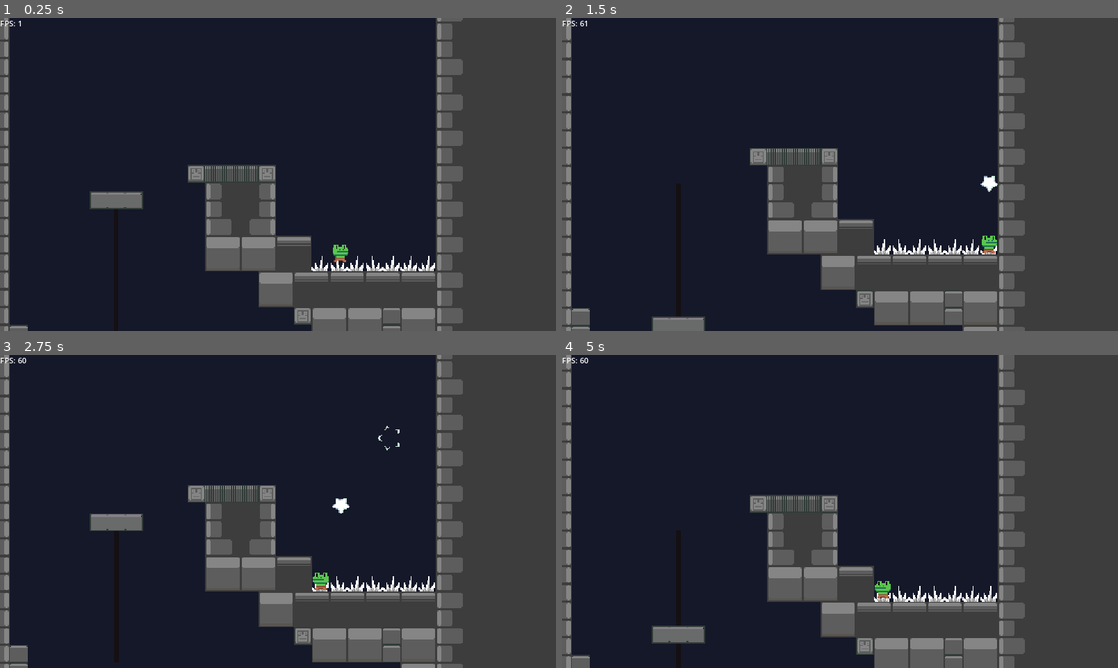
Above: before the commit, frames 1-4 (two rows, left to right).
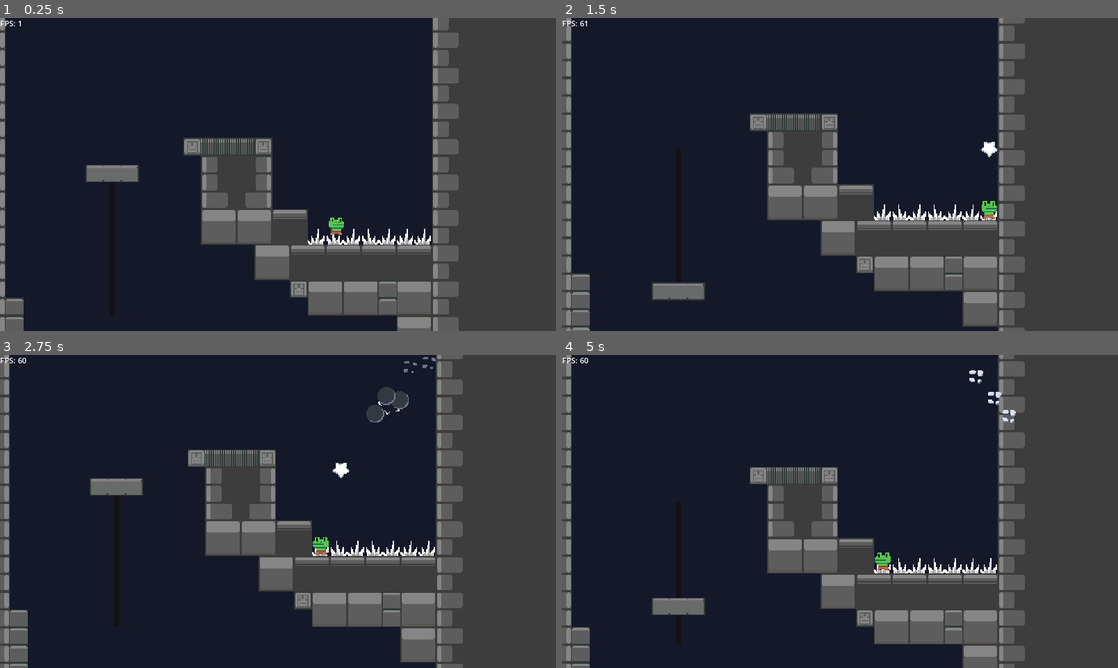
Above: after the commit, the same moments.

Repository: BradleyHendrickson/gwj-73
Game: Godot game, scene res://scenes/level/level_1.tscn
Two runs of this game, one before a commit and one after it. Both use one fixed random seed, a clock stepped at 60 frames per second and the inputs below.
Inputs:
- Up to frame 1 (0.25 s): no input
- Up to frame 2 (1.5 s): tap Enter (input_shoot) at 0.5, 1.35 s; hold Enter (input_shoot) 0.53-1.28 s; hold D (input_right) from 0.53 s (still down); tap Space (input_jump) at 0.77 s
- Up to frame 3 (2.75 s): tap Space (input_jump) at 1.52 s; release D (input_right) at 2.03 s; hold A (input_left) from 2.03 s (still down); hold Enter (input_shoot) from 2.03 s (still down)
- Up to frame 4 (5 s): release A (input_left) at 2.78 s; release Enter (input_shoot) at 2.78 s; hold D (input_right) 2.78-4.28 s; tap Enter (input_shoot) at 2.85, 4.35 s; tap Space (input_jump) at 3.02, 3.77, 4.52 s; hold Enter (input_shoot) 3.53-4.28 s; hold A (input_left) from 4.28 s (still down)

The runs differ from the first frame. In frame 1, 19% of the frame differs, in the area x 0-84%, y 0-100%; in frame 2, 16%; in frame 3, 16%; in frame 4, 17%.

Commit message:
Auto stash before merge of "main" and "origin/main"

Diff:
--- a/scenes/characters/enemies/path_enemy.gd
+++ b/scenes/characters/enemies/path_enemy.gd
@@ -1,7 +1,7 @@
 extends CharacterBody2D
 
 @onready var ray = $"RayCast2D"
-@onready var INITIAL_ANGLE = 0.2 # in radians
+@export var INITIAL_ANGLE = 0.2 # in radians
 @onready var FORCE = 100
 
 
--- a/scenes/characters/player/Player.tscn
+++ b/scenes/characters/player/Player.tscn
@@ -146,13 +146,13 @@
 sprite_frames = SubResource("SpriteFrames_6wa87")
 
 [node name="Camera2D" type="Camera2D" parent="."]
-offset = Vector2(0, -64)
+offset = Vector2(0, -32)
 zoom = Vector2(2.3, 2.3)
 limit_left = -300
 limit_right = 300
 limit_smoothed = true
 position_smoothing_enabled = true
-position_smoothing_speed = 20.0
+position_smoothing_speed = 10.0
 
 [node name="ShotTimer" type="Timer" parent="."]
 one_shot = true
--- a/scenes/projectiles/bullet.gd
+++ b/scenes/projectiles/bullet.gd
@@ -23,12 +23,12 @@
 	get_tree().root.add_child(f)
 	f.transform = Transform2D((randi() % 4) * PI / 2, position) # BLACK MAGIC
 
-	#if smokeParticle:
-	#	for i in 3:
-	#		var x = smokeParticle.instantiate()
-	#		get_tree().root.add_child(x)
-	#		x.position = position
-	#		x.moveRand()
+	if smokeParticle:
+		for i in 3:
+			var x = smokeParticle.instantiate()
+			get_tree().root.add_child(x)
+			x.position = position
+			x.moveRand()
 
 	queue_free()
 	pass
Not shown: 1 places in scenes/projectiles/bullet.tscn that only renumber resources
Binary file added: sprites/editor files/half_heart.aseprite
Binary file added: sprites/editor files/player_heart.aseprite
Binary file added: sprites/half_heart.png
Not shown, added: sprites/half_heart.png.import
Binary file added: sprites/player_heart.png
Not shown, added: sprites/player_heart.png.import
